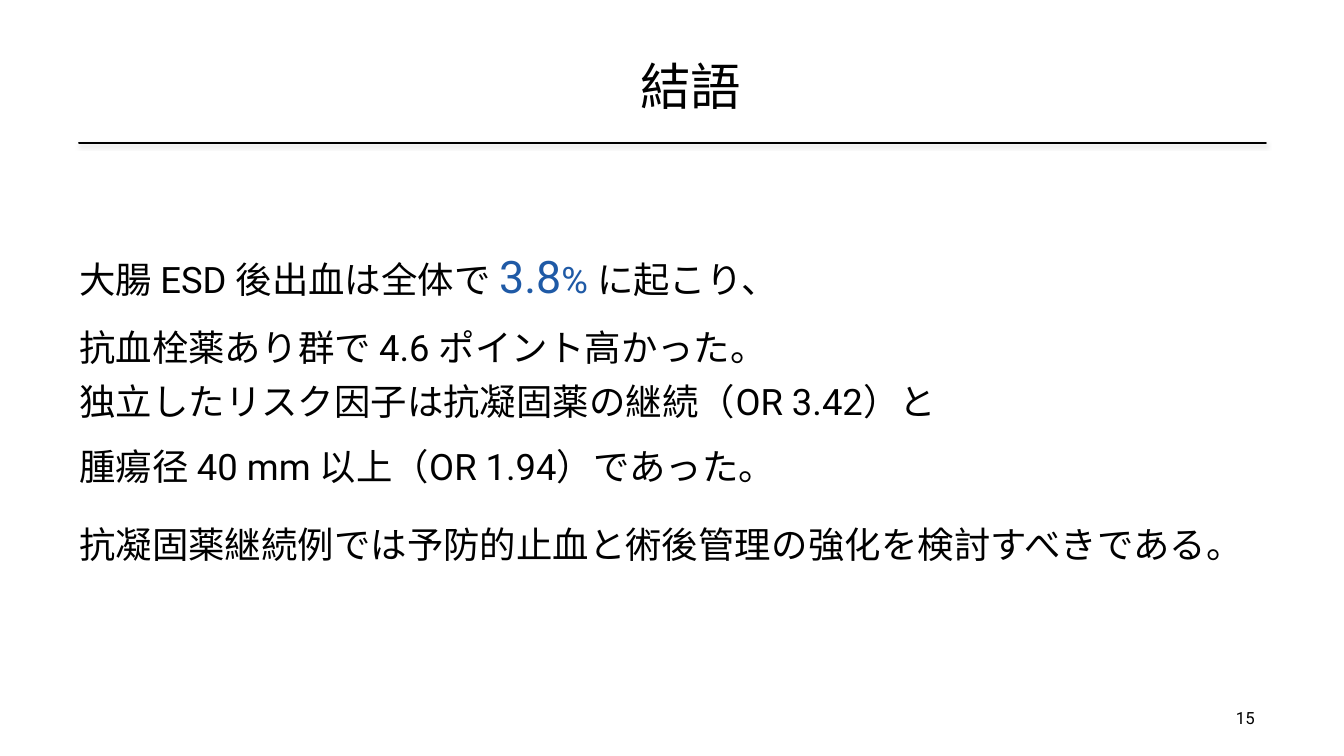
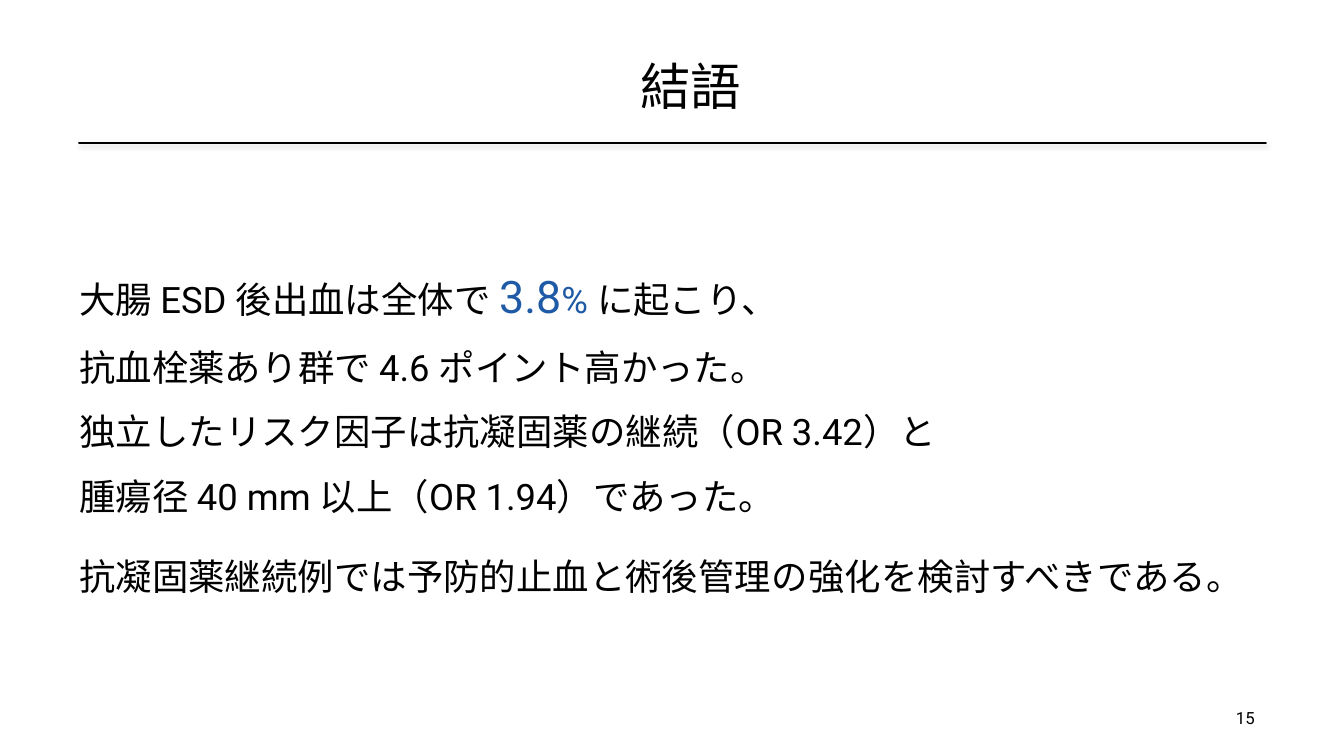
Before and after one commit to masa-med-ai/2026-7-Claude-, a slide deck: slide 15 of samples/学会発表サンプル2_ESD後出血_王道デザイン.pptx. Drawn at 1344x756 pixels with LibreOffice and Linux fonts; fonts in the diff are those of the drawing; background and template pictures are left out. Boxes give left, top, right and bottom in pixels: in the first picture for what was removed or moved away, otherwise in the second. Text is boxed around its words. In the diff, an @@ line names an element or a change of style, - is before the commit and + after.

```diff
--- a/samples/学会発表サンプル2_ESD後出血_王道デザイン.pptx
+++ b/samples/学会発表サンプル2_ESD後出血_王道デザイン.pptx
@@ text "大腸 ESD 後出血は全体で 3.8% に起こり、": place and size @@
-text "大腸 ESD 後出血は全体で 3.8% に起こり、" at [79,260,778,364]
+text "大腸 ESD 後出血は全体で 3.8% に起こり、" at [79,280,778,384]
@@ text "独立したリスク因子は抗凝固薬の継続（OR 3.42）と": place and size @@
-text "独立したリスク因子は抗凝固薬の継続（OR 3.42）と" at [79,384,936,484]
+text "独立したリスク因子は抗凝固薬の継続（OR 3.42）と" at [79,414,936,514]
@@ text "抗凝固薬継続例では予防的止血と術後管理の強化を検討すべきである。": place and size @@
-text "抗凝固薬継続例では予防的止血と術後管理の強化を検討すべきである。" at [79,527,1242,561]
+text "抗凝固薬継続例では予防的止血と術後管理の強化を検討すべきである。" at [79,559,1242,593]
```
Also in this commit, not shown: 6 other slides changed, 2 other files.
